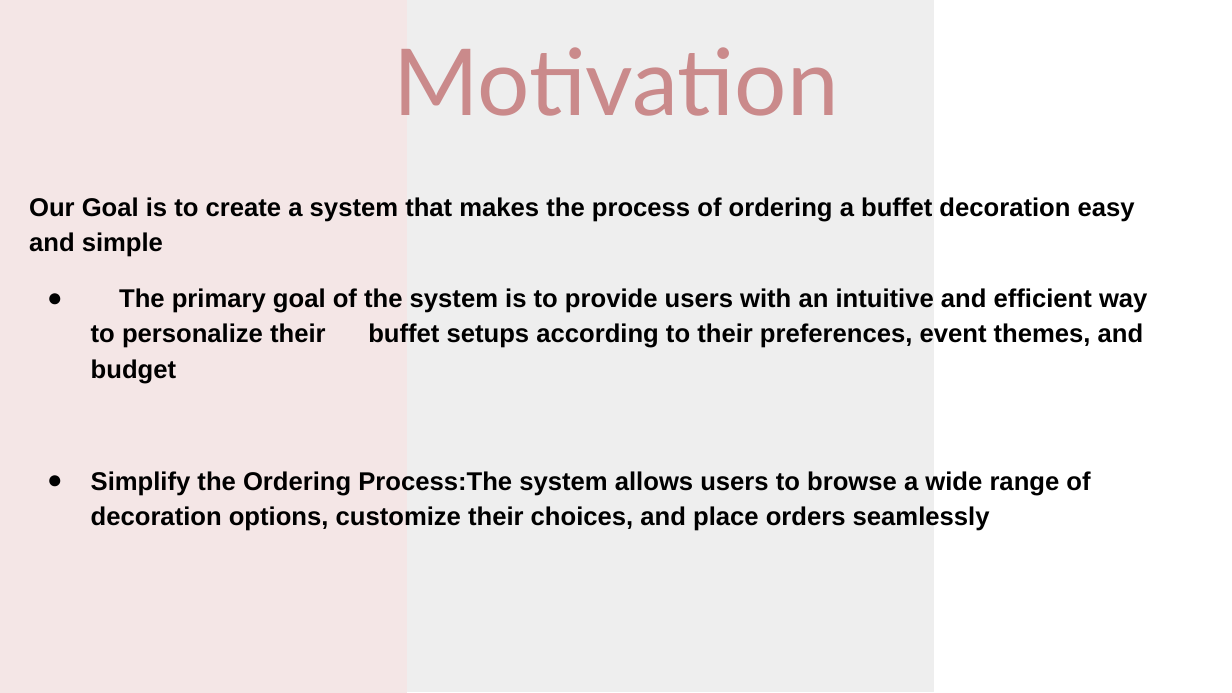
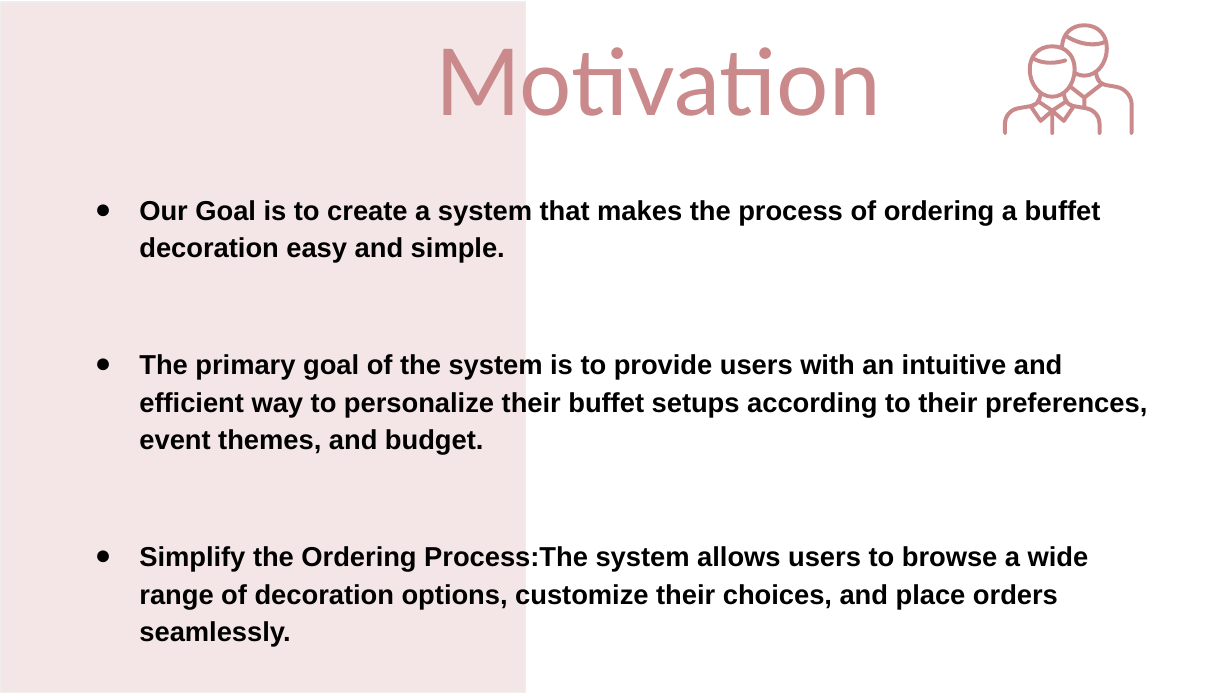
Before and after one commit to razidal/eventdecor, a slide deck: slide 4 of Capstone Project Phase B.pptx. Drawn at 1232x693 pixels with LibreOffice and Linux fonts; fonts in the diff are those of the drawing. Boxes give left, top, right and bottom in pixels: in the first picture for what was removed or moved away, otherwise in the second. Text is boxed around its words. In the diff, an @@ line names an element or a change of style, - is before the commit and + after.

Commit message:
דה

```diff
--- a/Capstone Project Phase B.pptx
+++ b/Capstone Project Phase B.pptx
@@ rectangle at [0, 1, 526, 692]: outline #F4E6E6 0.75 pt to #EEEEEE 0.75 pt; mirrored; rotation 0 to 180 degrees @@
@@ title "Motivation": place and size @@
-title "Motivation" at [393, 47, 839, 116]
+title "Motivation" at [435, 47, 881, 116]
@@ rectangle removed at [408, 0, 934, 691] @@
@@ freeform shape added at [1003, 23, 1133, 136], fill #CA8A8B @@
@@ text at [139, 200, 1147, 647]: text changed; size 15 to 16 pt @@
-Our Goal is to create a system that makes the process of ordering a buffet decoration easy and simple
-● The primary goal of the system is to provide users with an intuitive and efficient way to personalize their buffet setups according to their preferences, event themes, and budget
-● Simplify the Ordering Process:The system allows users to browse a wide range of decoration options, customize their choices, and place orders seamlessly
+● Our Goal is to create a system that makes the process of ordering a buffet decoration easy and simple.
+● The primary goal of the system is to provide users with an intuitive and efficient way to personalize their buffet setups according to their preferences, event themes, and budget.
+● Simplify the Ordering Process:The system allows users to browse a wide range of decoration options, customize their choices, and place orders seamlessly.
```
Also in this commit, not shown: 3 other slides changed, 2 slides added, 2 slides removed.
